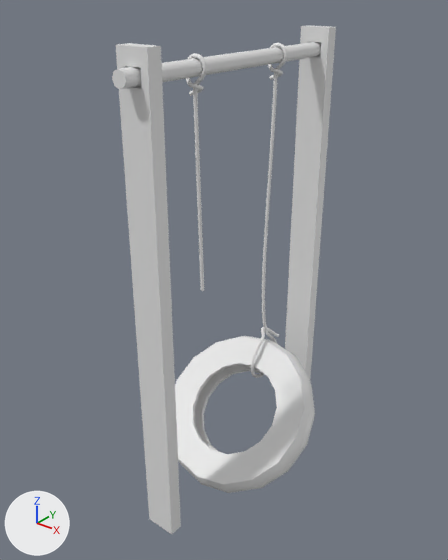
Renders of the FBX model Assets/Models/Playground/swing.fbx from each side of a commit.
One viewpoint serves both versions: a 50 mm camera at (7.64, -74.05, 11.35) aimed at (-0.29, -64.15, 5.2). The axes (+X, +Y, +Z) are drawn at lower left. The lights are the same throughout. Where no turn or scale is listed for an object, it has been applied to the vertices. Vertices at the same position are counted once.

Before the edit, the objects in view are built like this:
```python
me_swing = bpy.data.meshes.new('swing')
me_swing.from_pydata(...)  # 3160 vertices, 3170 faces; spans x -1.99..1.99, y -3.23..3.24, z 0.01..10.39
ob_swing = bpy.data.objects.new('swing', me_swing)
ob_swing.location = (0.0, -63.92, 0.0)
```
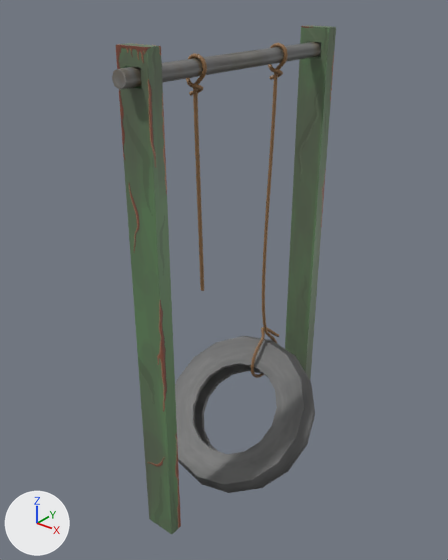
Where the change shows, as pixel boxes (x1, y1, x2, y2) in the pictures (448 x 560 px):
part 1 of me_swing, deleted: before (251, 43, 288, 378)
part 2 of me_swing, deleted: before (186, 53, 207, 291)
part 3 of me_swing, recoloured: (112, 25, 336, 534) in both

The change, as a list of edits to the scene's bpy script:
```text
Add img_swing_tex_png:
    img_swing_tex_png = load_image('swing_tex.png', 'swing_tex.png', 1024, 1024, 'sRGB')
Add mat_swing:
    mat_swing = principled_material('swing')
    mat_swing.texture = img_swing_tex_png
Change me_swing:
    used by ob_swing; location = (0.0, -63.92, 0.0)
    remove me_swing.from_pydata(...)  # 3160 vertices, 3170 faces; spans x -1.99..1.99, y -3.23..3.24, z 0.01..10.39
    add me_swing.from_pydata(...)  # 1708 vertices, 1698 faces; spans x -1.99..1.99, y -3.23..3.24, z 0.01..10.39
    me_swing part 1: 942 vertices removed from x -0.24..0.24, y 0.55..1.71, z 2.0..10.16
    me_swing part 2: 510 vertices removed from x -0.23..0.24, y -1.54..-1.27, z 5.52..10.16
    me_swing part 3: 250 faces spanning x -1.99..1.99, y -3.23..3.24, z 0.01..10.39 switch from no material to mat_swing (picture img_swing_tex_png)
```
